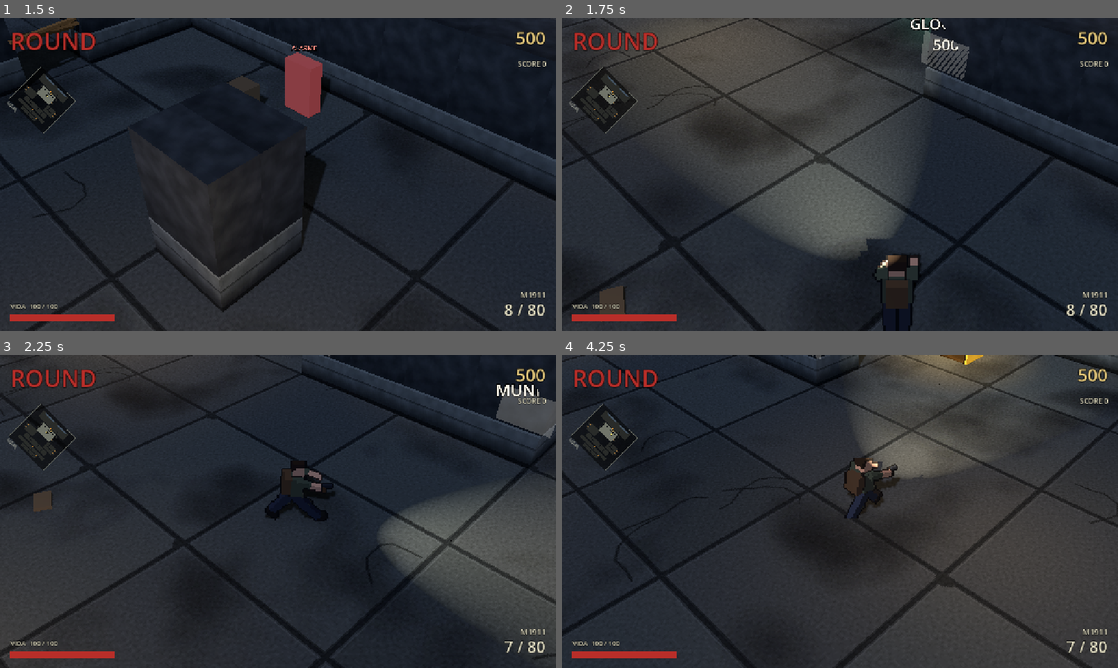
Above: before the commit, frames 1-4 (two rows, left to right).
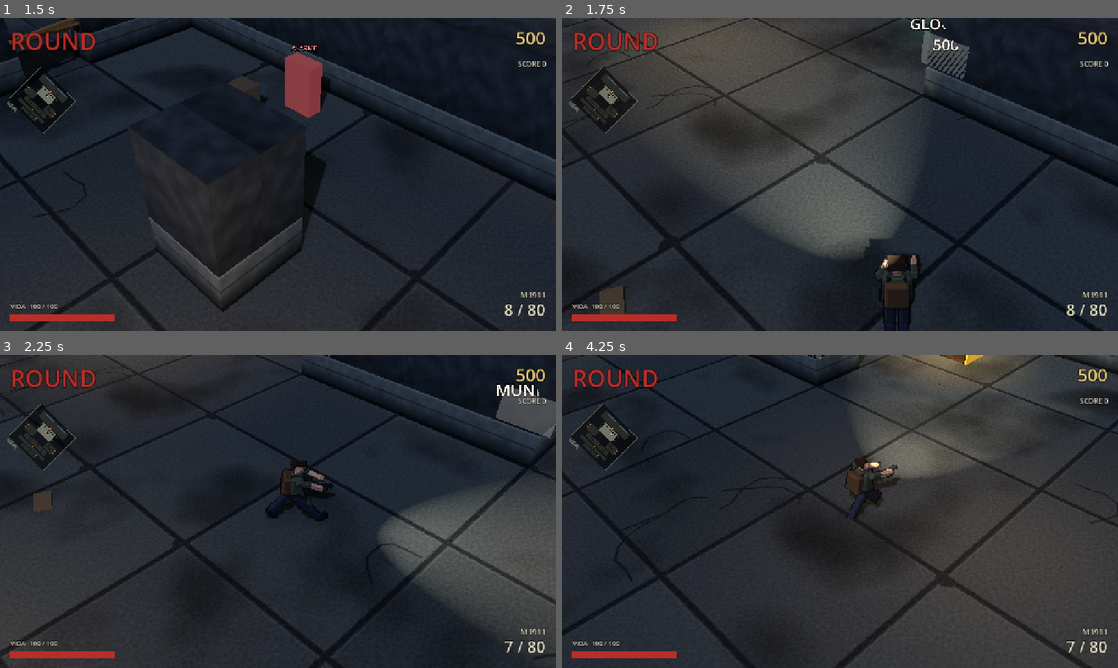
Above: after the commit, the same moments.

Repository: MeioDormindo/tentando-sobreviver-web
Game: Godot game, scene res://scenes/ui/main_menu.tscn
Two runs of this game, one before a commit and one after it. Both use one fixed random seed, a clock stepped at 60 frames per second and the inputs below.
Inputs (mouse positions are in pixels of both pictures, inside the frame that each line leads up to):
- Up to frame 1 (1.5 s): click "JOGAR" at 0.5 s; click "JOGAR" at 1.25 s
- Up to frame 2 (1.75 s): no input
- Up to frame 3 (2.25 s): tap Enter at 2 s; move the mouse to (400, 495) at 2.02 s; press the mouse at (400, 495) at 2.03 s; hold D (move_right) from 2.03 s (still down)
- Up to frame 4 (4.25 s): tap Space (jump) at 2.27, 3.02 s; move the mouse to (728, 527) at 2.77 s; release D (move_right) at 2.78 s; release the mouse at (728, 527) at 2.78 s; hold S (move_down) 2.78-3.53 s; tap E (interact) at 2.85 s; move the mouse to (895, 442) at 3.52 s; hold D (move_right) from 3.53 s (still down); tap V (melee) at 3.6 s

Frame 1 is identical in both runs. In frame 2, 0.2% of the frame differs, in the area x 53-65%, y 70-100%; in frame 3, 0.2%; in frame 4, 0.3%, in the area x 50-65%, y 32-53%.

Commit message:
Godot: personagens em pixel art 'polido' — renderizador por pixel de formas arredondadas (SDF), 6 tons com sombra fria e luz quente, luz de borda, linhas internas, rosto; 48 px/m
Co-Authored-By: Claude Opus 5.5 <noreply@anthropic.com>

Diff:
--- a/godot/assets/sprites/boss_conductor.json
+++ b/godot/assets/sprites/boss_conductor.json
@@ -1,17 +1,17 @@
 {
  "frame": [
-  118,
-  141
+  172,
+  207
  ],
  "pivot": [
-  59,
-  104
+  86,
+  154
  ],
  "columns": 47,
  "directions": 8,
  "direction_angle": "dir = round(atan2(facing.x, facing.z) / 45°) mod 8; 0 = olhando para a câmera (+Z), 2 = leste (+X)",
  "pitch": 40,
- "pixels_per_meter": 32,
+ "pixels_per_meter": 48,
  "animations": {
   "Idle": {
    "start": 0,
--- a/godot/assets/sprites/boss_patient_zero.json
+++ b/godot/assets/sprites/boss_patient_zero.json
@@ -1,17 +1,17 @@
 {
  "frame": [
-  107,
-  134
+  164,
+  199
  ],
  "pivot": [
-  53,
-  97
+  82,
+  146
  ],
  "columns": 47,
  "directions": 8,
  "direction_angle": "dir = round(atan2(facing.x, facing.z) / 45°) mod 8; 0 = olhando para a câmera (+Z), 2 = leste (+X)",
  "pitch": 40,
- "pixels_per_meter": 32,
+ "pixels_per_meter": 48,
  "animations": {
   "Idle": {
    "start": 0,
--- a/godot/assets/sprites/hound.json
+++ b/godot/assets/sprites/hound.json
@@ -1,17 +1,17 @@
 {
  "frame": [
-  68,
-  61
+  102,
+  88
  ],
  "pivot": [
-  34,
-  40
+  51,
+  58
  ],
  "columns": 22,
  "directions": 8,
  "direction_angle": "dir = round(atan2(facing.x, facing.z) / 45°) mod 8; 0 = olhando para a câmera (+Z), 2 = leste (+X)",
  "pitch": 40,
- "pixels_per_meter": 32,
+ "pixels_per_meter": 48,
  "animations": {
   "Idle": {
    "start": 0,
--- a/godot/assets/sprites/player_agent.json
+++ b/godot/assets/sprites/player_agent.json
@@ -1,17 +1,17 @@
 {
  "frame": [
-  64,
-  60
+  96,
+  90
  ],
  "pivot": [
-  32,
-  46
+  48,
+  69
  ],
  "columns": 44,
  "directions": 8,
  "direction_angle": "dir = round(atan2(facing.x, facing.z) / 45°) mod 8; 0 = olhando para a câmera (+Z), 2 = leste (+X)",
  "pitch": 40,
- "pixels_per_meter": 32,
+ "pixels_per_meter": 48,
  "animations": {
   "Idle": {
    "start": 0,
--- a/godot/assets/sprites/player_conductor.json
+++ b/godot/assets/sprites/player_conductor.json
@@ -1,17 +1,17 @@
 {
  "frame": [
-  64,
-  60
+  96,
+  90
  ],
  "pivot": [
-  32,
-  46
+  48,
+  69
  ],
  "columns": 44,
  "directions": 8,
  "direction_angle": "dir = round(atan2(facing.x, facing.z) / 45°) mod 8; 0 = olhando para a câmera (+Z), 2 = leste (+X)",
  "pitch": 40,
- "pixels_per_meter": 32,
+ "pixels_per_meter": 48,
  "animations": {
   "Idle": {
    "start": 0,
--- a/godot/assets/sprites/player_default.json
+++ b/godot/assets/sprites/player_default.json
@@ -1,17 +1,17 @@
 {
  "frame": [
-  64,
-  60
+  96,
+  90
  ],
  "pivot": [
-  32,
-  46
+  48,
+  69
  ],
  "columns": 44,
  "directions": 8,
  "direction_angle": "dir = round(atan2(facing.x, facing.z) / 45°) mod 8; 0 = olhando para a câmera (+Z), 2 = leste (+X)",
  "pitch": 40,
- "pixels_per_meter": 32,
+ "pixels_per_meter": 48,
  "animations": {
   "Idle": {
    "start": 0,
--- a/godot/assets/sprites/player_nurse.json
+++ b/godot/assets/sprites/player_nurse.json
@@ -1,17 +1,17 @@
 {
  "frame": [
-  64,
-  60
+  96,
+  90
  ],
  "pivot": [
-  32,
-  46
+  48,
+  69
  ],
  "columns": 44,
  "directions": 8,
  "direction_angle": "dir = round(atan2(facing.x, facing.z) / 45°) mod 8; 0 = olhando para a câmera (+Z), 2 = leste (+X)",
  "pitch": 40,
- "pixels_per_meter": 32,
+ "pixels_per_meter": 48,
  "animations": {
   "Idle": {
    "start": 0,
--- a/godot/assets/sprites/weapon_ak.json
+++ b/godot/assets/sprites/weapon_ak.json
@@ -1,17 +1,17 @@
 {
  "frame": [
-  64,
-  60
+  96,
+  90
  ],
  "pivot": [
-  32,
-  46
+  48,
+  69
  ],
  "columns": 44,
  "directions": 8,
  "direction_angle": "dir = round(atan2(facing.x, facing.z) / 45°) mod 8; 0 = olhando para a câmera (+Z), 2 = leste (+X)",
  "pitch": 40,
- "pixels_per_meter": 32,
+ "pixels_per_meter": 48,
  "animations": {
   "Idle": {
    "start": 0,
--- a/godot/assets/sprites/weapon_akimbo.json
+++ b/godot/assets/sprites/weapon_akimbo.json
@@ -1,17 +1,17 @@
 {
  "frame": [
-  64,
-  60
+  96,
+  90
  ],
  "pivot": [
-  32,
-  46
+  48,
+  69
  ],
  "columns": 44,
  "directions": 8,
  "direction_angle": "dir = round(atan2(facing.x, facing.z) / 45°) mod 8; 0 = olhando para a câmera (+Z), 2 = leste (+X)",
  "pitch": 40,
- "pixels_per_meter": 32,
+ "pixels_per_meter": 48,
  "animations": {
   "Idle": {
    "start": 0,
--- a/godot/assets/sprites/weapon_arc.json
+++ b/godot/assets/sprites/weapon_arc.json
@@ -1,17 +1,17 @@
 {
  "frame": [
-  64,
-  60
+  96,
+  90
  ],
  "pivot": [
-  32,
-  46
+  48,
+  69
  ],
  "columns": 44,
  "directions": 8,
  "direction_angle": "dir = round(atan2(facing.x, facing.z) / 45°) mod 8; 0 = olhando para a câmera (+Z), 2 = leste (+X)",
  "pitch": 40,
- "pixels_per_meter": 32,
+ "pixels_per_meter": 48,
  "animations": {
   "Idle": {
    "start": 0,
--- a/godot/assets/sprites/weapon_energy.json
+++ b/godot/assets/sprites/weapon_energy.json
@@ -1,17 +1,17 @@
 {
  "frame": [
-  64,
-  60
+  96,
+  90
  ],
  "pivot": [
-  32,
-  46
+  48,
+  69
  ],
  "columns": 44,
  "directions": 8,
  "direction_angle": "dir = round(atan2(facing.x, facing.z) / 45°) mod 8; 0 = olhando para a câmera (+Z), 2 = leste (+X)",
  "pitch": 40,
- "pixels_per_meter": 32,
+ "pixels_per_meter": 48,
  "animations": {
   "Idle": {
    "start": 0,
--- a/godot/assets/sprites/weapon_flamer.json
+++ b/godot/assets/sprites/weapon_flamer.json
@@ -1,17 +1,17 @@
 {
  "frame": [
-  64,
-  60
+  96,
+  90
  ],
  "pivot": [
-  32,
-  46
+  48,
+  69
  ],
  "columns": 44,
  "directions": 8,
  "direction_angle": "dir = round(atan2(facing.x, facing.z) / 45°) mod 8; 0 = olhando para a câmera (+Z), 2 = leste (+X)",
  "pitch": 40,
- "pixels_per_meter": 32,
+ "pixels_per_meter": 48,
  "animations": {
   "Idle": {
    "start": 0,
--- a/godot/assets/sprites/weapon_launcher.json
+++ b/godot/assets/sprites/weapon_launcher.json
@@ -1,17 +1,17 @@
 {
  "frame": [
-  64,
-  60
+  96,
+  90
  ],
  "pivot": [
-  32,
-  46
+  48,
+  69
  ],
  "columns": 44,
  "directions": 8,
  "direction_angle": "dir = round(atan2(facing.x, facing.z) / 45°) mod 8; 0 = olhando para a câmera (+Z), 2 = leste (+X)",
  "pitch": 40,
- "pixels_per_meter": 32,
+ "pixels_per_meter": 48,
  "animations": {
   "Idle": {
    "start": 0,
--- a/godot/assets/sprites/weapon_lmg.json
+++ b/godot/assets/sprites/weapon_lmg.json
@@ -1,17 +1,17 @@
 {
  "frame": [
-  64,
-  60
+  96,
+  90
  ],
  "pivot": [
-  32,
-  46
+  48,
+  69
  ],
  "columns": 44,
  "directions": 8,
  "direction_angle": "dir = round(atan2(facing.x, facing.z) / 45°) mod 8; 0 = olhando para a câmera (+Z), 2 = leste (+X)",
  "pitch": 40,
- "pixels_per_meter": 32,
+ "pixels_per_meter": 48,
  "animations": {
   "Idle": {
    "start": 0,
--- a/godot/assets/sprites/weapon_pistol.json
+++ b/godot/assets/sprites/weapon_pistol.json
@@ -1,17 +1,17 @@
 {
  "frame": [
-  64,
-  60
+  96,
+  90
  ],
  "pivot": [
-  32,
-  46
+  48,
+  69
  ],
  "columns": 44,
  "directions": 8,
  "direction_angle": "dir = round(atan2(facing.x, facing.z) / 45°) mod 8; 0 = olhando para a câmera (+Z), 2 = leste (+X)",
  "pitch": 40,
- "pixels_per_meter": 32,
+ "pixels_per_meter": 48,
  "animations": {
   "Idle": {
    "start": 0,
--- a/godot/assets/sprites/weapon_revolver.json
+++ b/godot/assets/sprites/weapon_revolver.json
@@ -1,17 +1,17 @@
 {
  "frame": [
-  64,
-  60
+  96,
+  90
  ],
  "pivot": [
-  32,
-  46
+  48,
+  69
  ],
  "columns": 44,
  "directions": 8,
  "direction_angle": "dir = round(atan2(facing.x, facing.z) / 45°) mod 8; 0 = olhando para a câmera (+Z), 2 = leste (+X)",
  "pitch": 40,
- "pixels_per_meter": 32,
+ "pixels_per_meter": 48,
  "animations": {
   "Idle": {
    "start": 0,
@@ -72,7 +72,7 @@
   false,
   false,
   false,
-  false,
+  true,
   true,
   true,
   true,
--- a/godot/assets/sprites/weapon_rifle.json
+++ b/godot/assets/sprites/weapon_rifle.json
@@ -1,17 +1,17 @@
 {
  "frame": [
-  64,
-  60
+  96,
+  90
  ],
  "pivot": [
-  32,
-  46
+  48,
+  69
  ],
  "columns": 44,
  "directions": 8,
  "direction_angle": "dir = round(atan2(facing.x, facing.z) / 45°) mod 8; 0 = olhando para a câmera (+Z), 2 = leste (+X)",
  "pitch": 40,
- "pixels_per_meter": 32,
+ "pixels_per_meter": 48,
  "animations": {
   "Idle": {
    "start": 0,
--- a/godot/assets/sprites/weapon_shotgun.json
+++ b/godot/assets/sprites/weapon_shotgun.json
@@ -1,17 +1,17 @@
 {
  "frame": [
-  64,
-  60
+  96,
+  90
  ],
  "pivot": [
-  32,
-  46
+  48,
+  69
  ],
  "columns": 44,
  "directions": 8,
  "direction_angle": "dir = round(atan2(facing.x, facing.z) / 45°) mod 8; 0 = olhando para a câmera (+Z), 2 = leste (+X)",
  "pitch": 40,
- "pixels_per_meter": 32,
+ "pixels_per_meter": 48,
  "animations": {
   "Idle": {
    "start": 0,
--- a/godot/assets/sprites/weapon_smg.json
+++ b/godot/assets/sprites/weapon_smg.json
@@ -1,17 +1,17 @@
 {
  "frame": [
-  64,
-  60
+  96,
+  90
  ],
  "pivot": [
-  32,
-  46
+  48,
+  69
  ],
  "columns": 44,
  "directions": 8,
  "direction_angle": "dir = round(atan2(facing.x, facing.z) / 45°) mod 8; 0 = olhando para a câmera (+Z), 2 = leste (+X)",
  "pitch": 40,
- "pixels_per_meter": 32,
+ "pixels_per_meter": 48,
  "animations": {
   "Idle": {
    "start": 0,
--- a/godot/assets/sprites/weapon_sniper.json
+++ b/godot/assets/sprites/weapon_sniper.json
@@ -1,17 +1,17 @@
 {
  "frame": [
-  64,
-  60
+  96,
+  90
  ],
  "pivot": [
-  32,
-  46
+  48,
+  69
  ],
  "columns": 44,
  "directions": 8,
  "direction_angle": "dir = round(atan2(facing.x, facing.z) / 45°) mod 8; 0 = olhando para a câmera (+Z), 2 = leste (+X)",
  "pitch": 40,
- "pixels_per_meter": 32,
+ "pixels_per_meter": 48,
  "animations": {
   "Idle": {
    "start": 0,
--- a/godot/assets/sprites/weapon_wind.json
+++ b/godot/assets/sprites/weapon_wind.json
@@ -1,17 +1,17 @@
 {
  "frame": [
-  64,
-  60
+  96,
+  90
  ],
  "pivot": [
-  32,
-  46
+  48,
+  69
  ],
  "columns": 44,
  "directions": 8,
  "direction_angle": "dir = round(atan2(facing.x, facing.z) / 45°) mod 8; 0 = olhando para a câmera (+Z), 2 = leste (+X)",
  "pitch": 40,
- "pixels_per_meter": 32,
+ "pixels_per_meter": 48,
  "animations": {
   "Idle": {
    "start": 0,
--- a/godot/assets/sprites/zombie_armored.json
+++ b/godot/assets/sprites/zombie_armored.json
@@ -1,17 +1,17 @@
 {
  "frame": [
-  78,
-  86
+  122,
+  130
  ],
  "pivot": [
-  39,
-  61
+  61,
+  90.99999999999997
  ],
  "columns": 39,
  "directions": 8,
  "direction_angle": "dir = round(atan2(facing.x, facing.z) / 45°) mod 8; 0 = olhando para a câmera (+Z), 2 = leste (+X)",
  "pitch": 40,
- "pixels_per_meter": 32,
+ "pixels_per_meter": 48,
  "animations": {
   "Idle": {
    "start": 0,
--- a/godot/assets/sprites/zombie_armored_bare.json
+++ b/godot/assets/sprites/zombie_armored_bare.json
@@ -1,17 +1,17 @@
 {
  "frame": [
-  78,
-  86
+  122,
+  130
  ],
  "pivot": [
-  39,
-  61
+  61,
+  90.99999999999997
  ],
  "columns": 39,
  "directions": 8,
  "direction_angle": "dir = round(atan2(facing.x, facing.z) / 45°) mod 8; 0 = olhando para a câmera (+Z), 2 = leste (+X)",
  "pitch": 40,
- "pixels_per_meter": 32,
+ "pixels_per_meter": 48,
  "animations": {
   "Idle": {
    "start": 0,
--- a/godot/assets/sprites/zombie_crawler.json
+++ b/godot/assets/sprites/zombie_crawler.json
@@ -1,17 +1,17 @@
 {
  "frame": [
-  66,
-  71
+  100,
+  108
  ],
  "pivot": [
-  33,
-  50
+  50,
+  74.99999999999997
  ],
  "columns": 39,
  "directions": 8,
  "direction_angle": "dir = round(atan2(facing.x, facing.z) / 45°) mod 8; 0 = olhando para a câmera (+Z), 2 = leste (+X)",
  "pitch": 40,
- "pixels_per_meter": 32,
+ "pixels_per_meter": 48,
  "animations": {
   "Idle": {
    "start": 0,
--- a/godot/assets/sprites/zombie_exploder.json
+++ b/godot/assets/sprites/zombie_exploder.json
@@ -1,17 +1,17 @@
 {
  "frame": [
-  78,
-  86
+  122,
+  130
  ],
  "pivot": [
-  39,
-  61
+  61,
+  90.99999999999997
  ],
  "columns": 39,
  "directions": 8,
  "direction_angle": "dir = round(atan2(facing.x, facing.z) / 45°) mod 8; 0 = olhando para a câmera (+Z), 2 = leste (+X)",
  "pitch": 40,
- "pixels_per_meter": 32,
+ "pixels_per_meter": 48,
  "animations": {
   "Idle": {
    "start": 0,
--- a/godot/assets/sprites/zombie_runner.json
+++ b/godot/assets/sprites/zombie_runner.json
@@ -1,17 +1,17 @@
 {
  "frame": [
-  66,
-  72
+  102,
+  110
  ],
  "pivot": [
-  33,
-  51
+  51,
+  76.99999999999997
  ],
  "columns": 39,
  "directions": 8,
  "direction_angle": "dir = round(atan2(facing.x, facing.z) / 45°) mod 8; 0 = olhando para a câmera (+Z), 2 = leste (+X)",
  "pitch": 40,
- "pixels_per_meter": 32,
+ "pixels_per_meter": 48,
  "animations": {
   "Idle": {
    "start": 0,
--- a/godot/assets/sprites/zombie_spitter.json
+++ b/godot/assets/sprites/zombie_spitter.json
@@ -1,17 +1,17 @@
 {
  "frame": [
-  72,
-  78
+  110,
+  119
  ],
  "pivot": [
-  36,
-  55
+  55,
+  82.99999999999997
  ],
  "columns": 39,
  "directions": 8,
  "direction_angle": "dir = round(atan2(facing.x, facing.z) / 45°) mod 8; 0 = olhando para a câmera (+Z), 2 = leste (+X)",
  "pitch": 40,
- "pixels_per_meter": 32,
+ "pixels_per_meter": 48,
  "animations": {
   "Idle": {
    "start": 0,
--- a/godot/assets/sprites/zombie_tank.json
+++ b/godot/assets/sprites/zombie_tank.json
@@ -1,17 +1,17 @@
 {
  "frame": [
-  100,
-  108
+  154,
+  165
  ],
  "pivot": [
-  50,
-  77
+  77,
+  114.99999999999997
  ],
  "columns": 39,
  "directions": 8,
  "direction_angle": "dir = round(atan2(facing.x, facing.z) / 45°) mod 8; 0 = olhando para a câmera (+Z), 2 = leste (+X)",
  "pitch": 40,
- "pixels_per_meter": 32,
+ "pixels_per_meter": 48,
  "animations": {
   "Idle": {
    "start": 0,
--- a/godot/assets/sprites/zombie_walker.json
+++ b/godot/assets/sprites/zombie_walker.json
@@ -1,17 +1,17 @@
 {
  "frame": [
-  72,
-  78
+  110,
+  119
  ],
  "pivot": [
-  36,
-  55
+  55,
+  82.99999999999997
  ],
  "columns": 39,
  "directions": 8,
  "direction_angle": "dir = round(atan2(facing.x, facing.z) / 45°) mod 8; 0 = olhando para a câmera (+Z), 2 = leste (+X)",
  "pitch": 40,
- "pixels_per_meter": 32,
+ "pixels_per_meter": 48,
  "animations": {
   "Idle": {
    "start": 0,
--- a/godot/scripts/characters/character_sprite.gd
+++ b/godot/scripts/characters/character_sprite.gd
@@ -174,7 +174,7 @@
 	sprite.texture = load((SPRITES % sheet) + ".png")
 	sprite.hframes = int(_meta.columns)
 	sprite.vframes = int(_meta.directions)
-	sprite.pixel_size = 1.0 / PIXELS_PER_METER
+	sprite.pixel_size = 1.0 / float(_meta.get("pixels_per_meter", PIXELS_PER_METER))
 	sprite.billboard = BaseMaterial3D.BILLBOARD_ENABLED
 	sprite.texture_filter = BaseMaterial3D.TEXTURE_FILTER_NEAREST
 	sprite.alpha_cut = SpriteBase3D.ALPHA_CUT_DISCARD
Binary file changed: godot/assets/sprites/boss_conductor.png
Binary file changed: godot/assets/sprites/boss_patient_zero.png
Binary file changed: godot/assets/sprites/hound.png
Binary file changed: godot/assets/sprites/player_agent.png
Binary file changed: godot/assets/sprites/player_conductor.png
Binary file changed: godot/assets/sprites/player_default.png
Binary file changed: godot/assets/sprites/player_nurse.png
Binary file changed: godot/assets/sprites/weapon_ak.png
Binary file changed: godot/assets/sprites/weapon_akimbo.png
Binary file changed: godot/assets/sprites/weapon_arc.png
Binary file changed: godot/assets/sprites/weapon_energy.png
Binary file changed: godot/assets/sprites/weapon_flamer.png
(and 22 more such lines)
